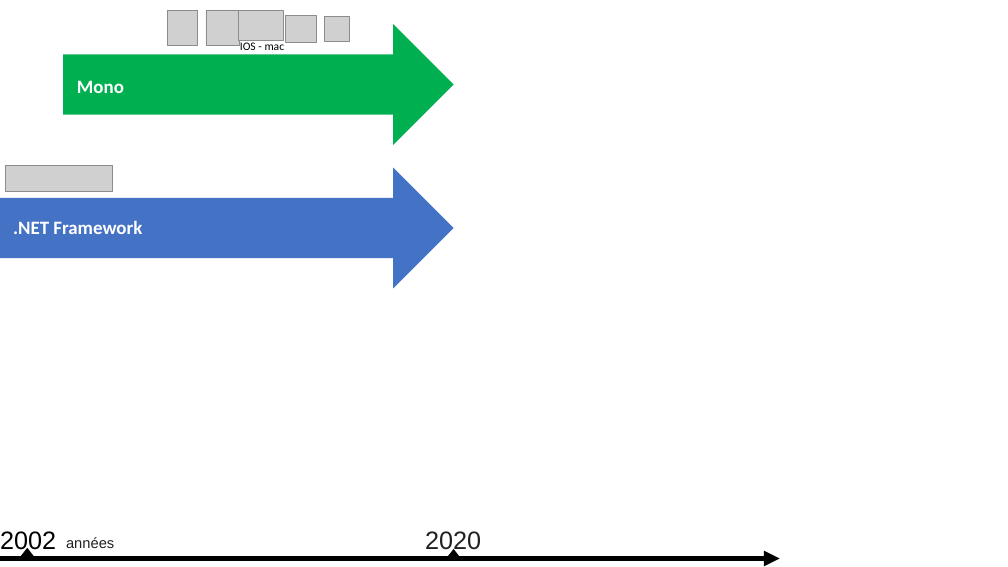
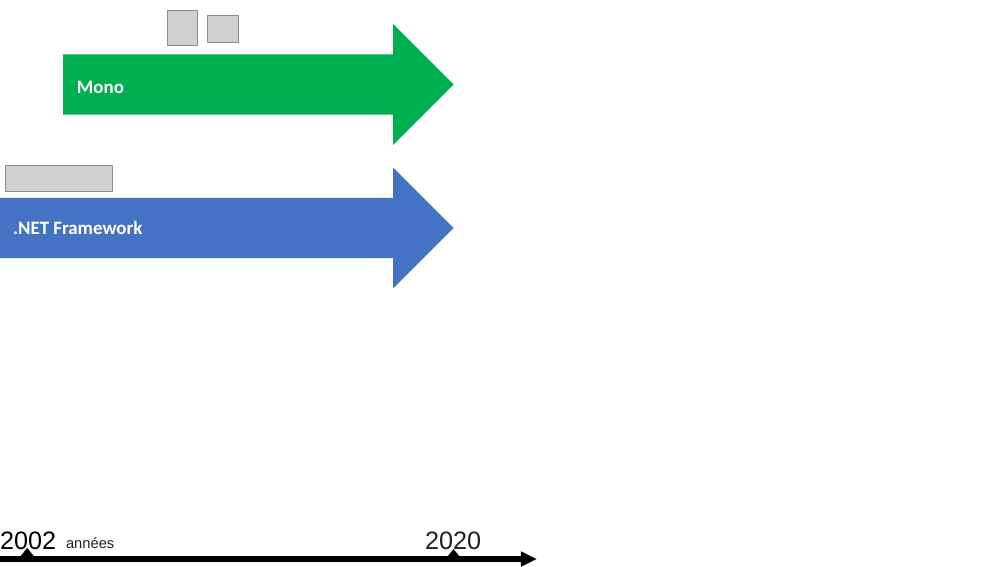
Before and after one commit to guillaume-chervet/course.dotnet, a slide deck: slide 2 of documentations/Dotnet vs dotnet core.pptx. Drawn at 1008x567 pixels with LibreOffice and Linux fonts; fonts in the diff are those of the drawing; grey boxes stand for pictures. Boxes give left, top, right and bottom in pixels: in the first picture for what was removed or moved away, otherwise in the second. Text is boxed around its words. In the diff, an @@ line names an element or a change of style, - is before the commit and + after.

```diff
--- a/documentations/Dotnet vs dotnet core.pptx
+++ b/documentations/Dotnet vs dotnet core.pptx
@@ picture removed at (206, 10, 239, 45) @@
@@ picture: place and size @@
-picture at (286, 16, 317, 43)
+picture at (207, 15, 238, 42)
@@ picture removed at (239, 11, 283, 40) @@
@@ picture removed at (324, 17, 349, 42) @@
@@ text removed at (240, 42, 285, 50) @@
-IOS - mac
@@ arrow moved from (0, 559) - (780, 559) to (0, 559) - (537, 559) @@
```
Also in this commit, not shown: 6 other slides changed, 5 slides added, 1 other file.
